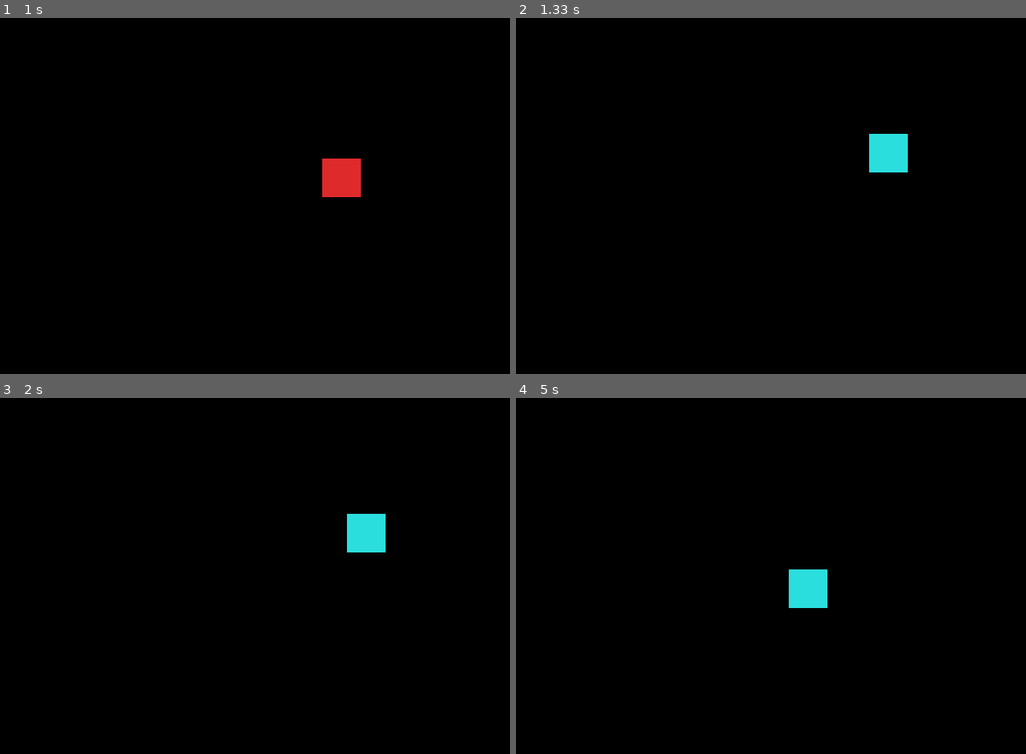
Above: before the commit, frames 1-4 (two rows, left to right).
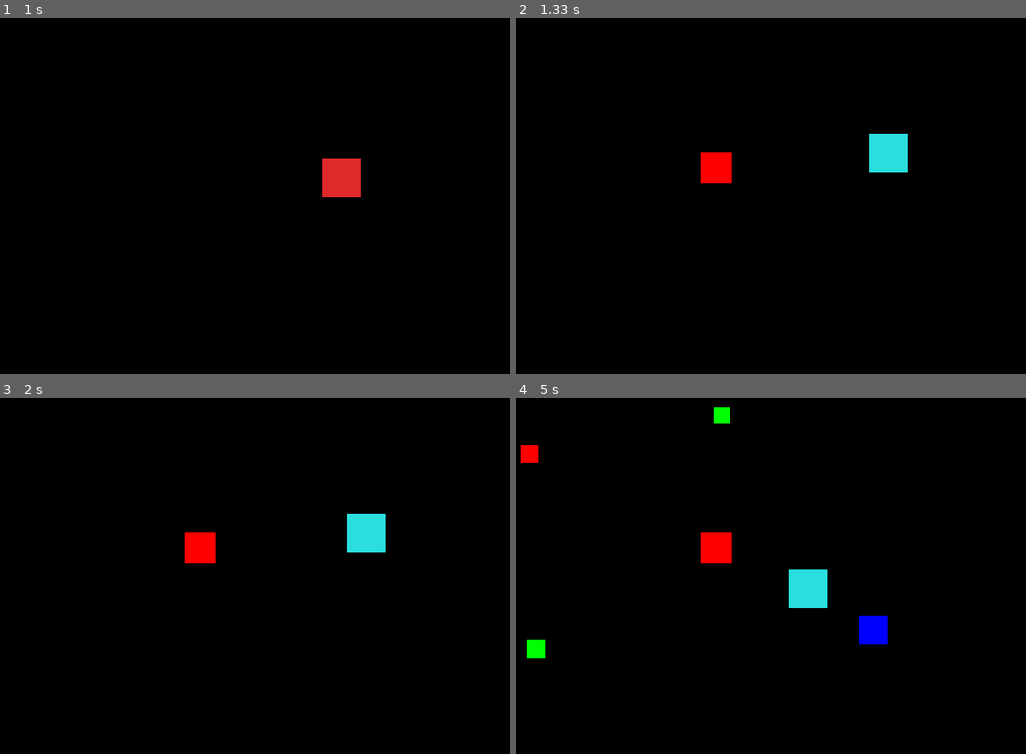
Above: after the commit, the same moments.

Repository: GaiusPetronius/pygame_alpha
Game: pygame game, started from game.py
Two runs of this game, one before a commit and one after it. Both use one fixed random seed, a clock stepped at 60 frames per second and the inputs below.
Inputs:
- Up to frame 1 (1 s): hold Right 0.33-0.8 s; hold Up from 0.83 s (still down); tap F at 0.9 s
- Up to frame 2 (1.33 s): release Up at 1.13 s; hold Right from 1.17 s (still down); tap F at 1.23 s
- Up to frame 3 (2 s): tap F at 1.53, 1.73 s; release Right at 1.63 s; hold Left from 1.67 s (still down)
- Up to frame 4 (5 s): tap F at 2.03, 2.3, 2.63, 2.93, 3.07, 3.47, 3.77, 4.13, 4.53, 4.83 s; release Left at 2.2 s; hold Down 2.23-2.53 s; hold Left 2.57-2.97 s; hold Up 3-3.37 s; hold Right 3.4-4.03 s; hold Down 4.07-4.43 s; hold Left 4.47-4.93 s; hold Right from 4.97 s (still down)

Frame 1 is identical in both runs. In frame 2, 0.5% of the frame differs, in the area x 36-43%, y 37-47%; in frame 3, 0.5%; in frame 4, 1.5%, in the area x 0-73%, y 2-74%.

Commit message:
Added generating and drawing game points into the game loop

Diff:
--- a/game.py
+++ b/game.py
@@ -1,6 +1,7 @@
 import pygame as pg
 
-# Test
+from point import *
+
 pg.init()
 screen_width = 800
 screen_height = 600
@@ -14,6 +15,8 @@
 y_pos = 275
 movement_speed = 4
 clock = pg.time.Clock()
+
+PointsList = []
 
 # Game loop
 while not finished:
@@ -30,6 +33,12 @@
                 speed_delta += 1
             if event.key == pg.K_KP_MINUS:
                 speed_delta -= 1
+
+    # Generate points
+    if random.randint(1, 50) == 42:
+        new_point = Point(random.randint(50, screen_width-50), random.randint(50, screen_height-50))
+        PointsList.append(new_point)
+        print("Generated point, currently there are {} points.".format(len(PointsList)))
 
     # Update speed
     if speed_delta != 0:
@@ -61,6 +70,8 @@
     screen.fill((0, 0, 0))
     square_color = teal_color if square_is_teal else red_color
     pg.draw.rect(screen, square_color, pg.Rect(x_pos, y_pos, 50, 50))
+    for point in PointsList:
+        pg.draw.rect(screen, point.get_color(), pg.Rect(point.x_pos, point.y_pos, point.size, point.size))
 
     # Swap display buffers (there are two)
     pg.display.flip()
